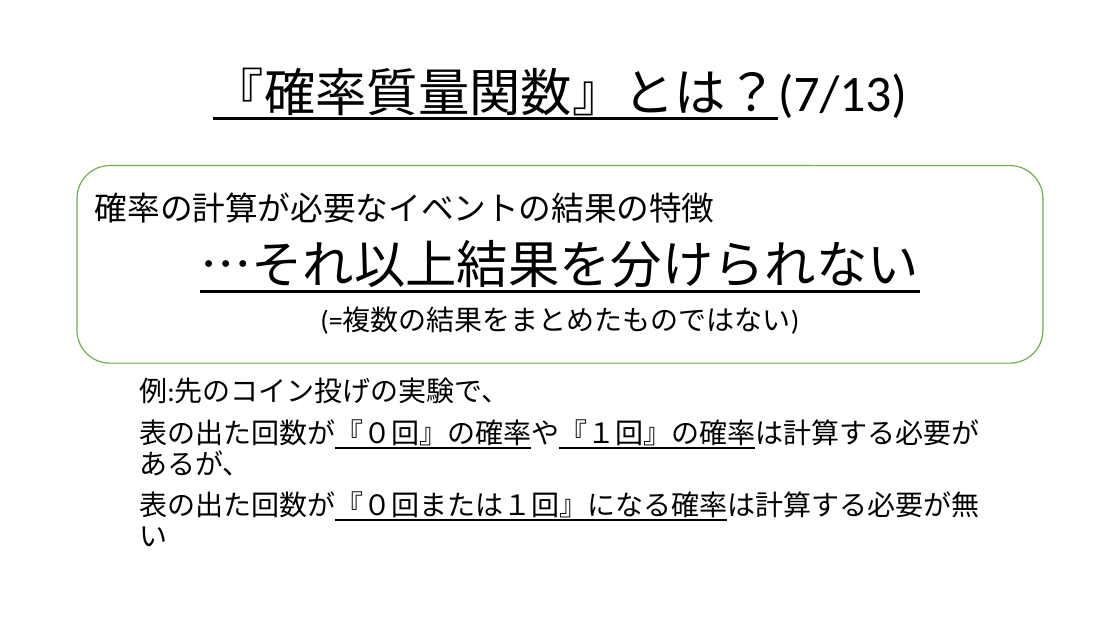
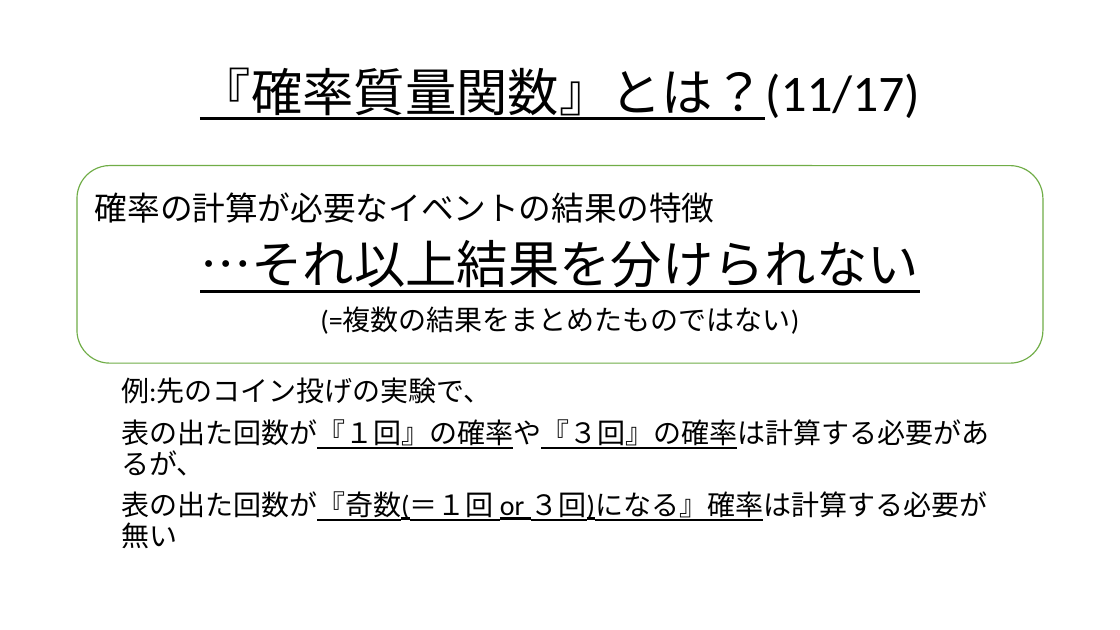
Before and after one commit to Ryo-KATAYAMA/Senior_Project, a slide deck: slide 46 of Chapter4_1.pptx (slide 44 before the commit). Drawn at 1120x630 pixels with LibreOffice and Linux fonts; fonts in the diff are those of the drawing. Boxes give left, top, right and bottom in pixels: in the first picture for what was removed or moved away, otherwise in the second. Text is boxed around its words. In the diff, an @@ line names an element or a change of style, - is before the commit and + after.

```diff
--- a/Chapter4_1.pptx
+++ b/Chapter4_1.pptx
@@ title at (200, 67, 920, 120): text changed @@
-『確率質量関数』とは？(7/13)
+『確率質量関数』とは？(11/17)
@@ text "例:先のコイン投げの実験で、": place and size @@
-text "例:先のコイン投げの実験で、" at (139, 377, 979, 547)
+text "例:先のコイン投げの実験で、" at (121, 377, 989, 548)
@@ text at (121, 419, 989, 548): text changed @@
-表の出た回数が『０回』の確率や『１回』の確率は計算する必要があるが、
-表の出た回数が『０回または１回』になる確率は計算する必要が無い
+表の出た回数が『１回』の確率や『３回』の確率は計算する必要があるが、
+表の出た回数が『奇数(＝１回 or ３回)になる』確率は計算する必要が無い
```
Also in this commit, not shown: 25 other slides changed, 4 slides added, 2 slides removed.
